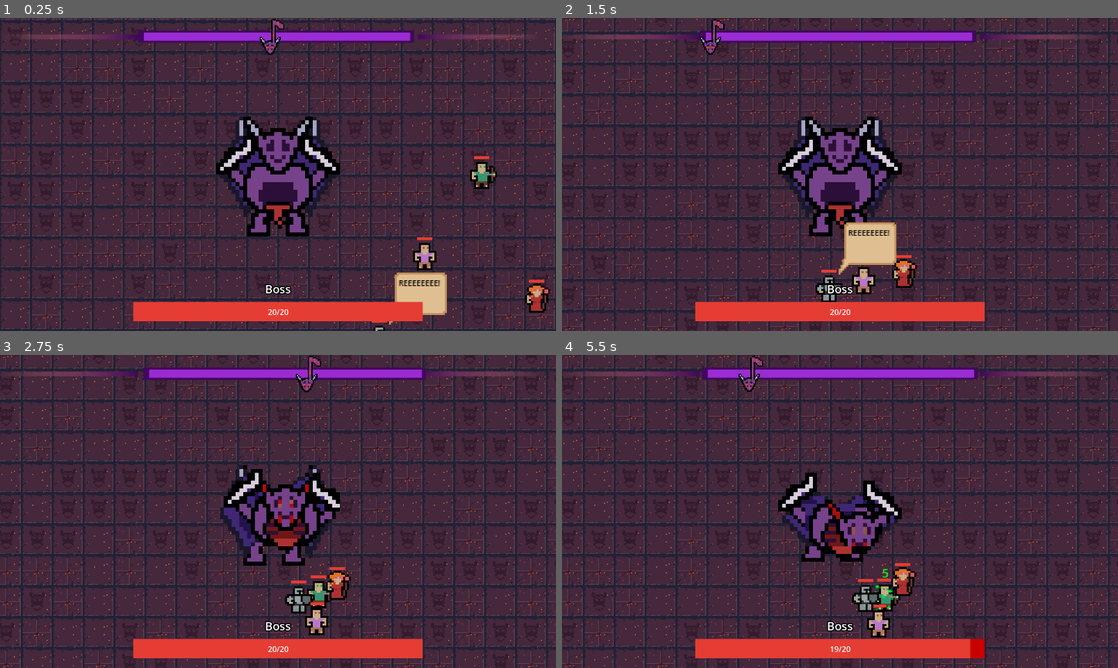
Above: before the commit, frames 1-4 (two rows, left to right).
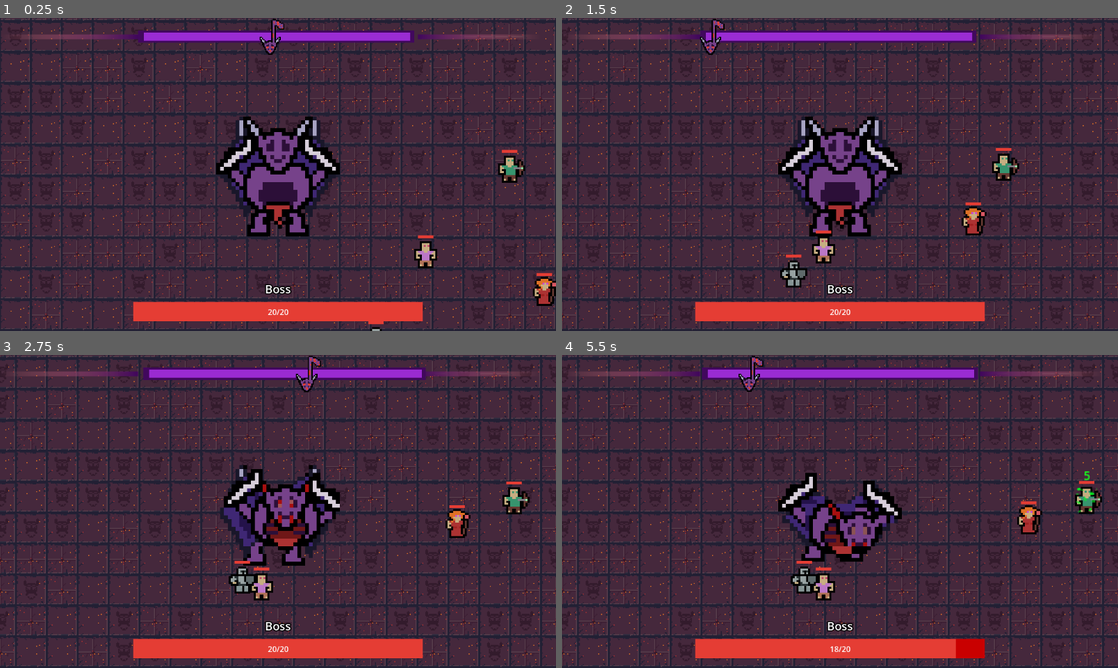
Above: after the commit, the same moments.

Repository: DevFTB/GMTK2023
Game: Godot game, scene res://main.tscn
The game is run twice, just before and just after one commit, with the same random seed, the same clock (stepped at 60 frames per second) and the same inputs.
Inputs (mouse positions are in pixels of both pictures, inside the frame that each line leads up to):
- Up to frame 1 (0.25 s): no input
- Up to frame 2 (1.5 s): tap Enter at 0.5 s; move the mouse to (962, 158) at 0.52 s; press the mouse at (962, 158) at 0.53 s; hold D (move_right) 0.53-1.25 s; release the mouse at (962, 158) at 1.25 s; drag from (728, 190) to (812, 237) at 1.27 s
- Up to frame 3 (2.75 s): move the mouse to (333, 442) at 2.02 s; hold D (move_right) from 2.03 s (still down); hold E (activate_combo_2) from 2.03 s (still down); click (333, 442) at 2.3 s
- Up to frame 4 (5.5 s): release D (move_right) at 2.75 s; release E (activate_combo_2) at 2.75 s; drag from (812, 574) to (673, 464) at 2.77 s; move the mouse to (1006, 558) at 3.52 s; press the mouse at (1006, 558) at 3.53 s; hold A (move_left) 3.53-4.25 s; release the mouse at (1006, 558) at 4.25 s; drag from (673, 464) to (756, 433) at 4.27 s; move the mouse to (867, 511) at 5.02 s; hold S (move_down) from 5.03 s (still down); hold E (activate_combo_2) from 5.03 s (still down); click (867, 511) at 5.3 s

The runs differ from the first frame. In frame 1, 2.5% of the frame differs, in the area x 66-100%, y 42-100%; in frame 2, 28%; in frame 3, 28%; in frame 4, 28%, in the area x 0-100%, y 0-100%.

Commit message:
Slight edits to player death and testing

Diff:
--- a/entities/players/Player.gd
+++ b/entities/players/Player.gd
@@ -94,8 +94,8 @@
 		if _flying:
 			move_and_collide(_velocity_override * delta)
 
-func speak(text):
-	$PlayerGUI.display_speech(text)
+func speak(text, time=2):
+	$PlayerGUI.display_speech(text, time)
 
 func do_action(action: Node2D, target):
 	if not stunned and not dead:
@@ -108,9 +108,9 @@
 
 func die():
 	dead = true
-	speak(death_messages.pick_random())
+	speak(death_messages.pick_random(), 1)
 
-	await get_tree().create_timer(2.0).timeout
+	await get_tree().create_timer(1.0).timeout
 	$PlayerGUI.visible = false
 	$StatusEffect.visible = false
 	$Sprite2D.visible = false
--- a/entities/players/Player.tscn
+++ b/entities/players/Player.tscn
@@ -25,6 +25,7 @@
 }]
 
 [node name="Player" type="CharacterBody2D" groups=["player"]]
+z_index = -1
 script = ExtResource("1_l1dva")
 player_class = "Fighter"
 
@@ -54,6 +55,7 @@
 
 [node name="DeadSprite" type="Sprite2D" parent="."]
 visible = false
+z_index = -1
 texture = ExtResource("6_xp4pb")
 
 [connection signal="timeout" from="StatusEffect/StunTimer" to="." method="_on_stun_timer_timeout"]
--- a/entities/players/PlayerController.gd
+++ b/entities/players/PlayerController.gd
@@ -238,3 +238,8 @@
 #		player.queue_free()
 #
 #func spawn_players():
+
+# kill random player on click for debugging
+#func _input(event: InputEvent):
+#	if event.is_action_pressed("rhythm_hit") and len(get_players()) > 0:
+#		get_players().pick_random().take_damage(1000)
--- a/entities/players/player_gui/PlayerGUI.gd
+++ b/entities/players/player_gui/PlayerGUI.gd
@@ -21,7 +21,7 @@
 		$DamageNumber.text = str(abs(difference))
 		$HealNumber.text = ""
 	var damage_number_timer = $DamageNumberTimer
-	damage_number_timer.start(0.5)
+	damage_number_timer.start(1)
 
 func display_speech(text, time=2):
 	$SpeechBubble.visible = true
--- a/main.tscn
+++ b/main.tscn
@@ -197,6 +197,7 @@
 stream = ExtResource("5_8wnvk")
 
 [node name="World" parent="." groups=["world"] instance=ExtResource("2_p3sjh")]
+z_index = -2
 
 [node name="Boss" parent="." instance=ExtResource("3_jivh4")]
 motion_mode = 1
@@ -204,18 +205,21 @@
 
 [node name="PlayerController" type="Node" parent="."]
 script = ExtResource("9_6id7j")
-get_behind_me_phase_min_interval = 0
 
 [node name="Archer" parent="PlayerController" instance=ExtResource("11_l085o")]
+z_index = 0
 position = Vector2(545, 218)
 
 [node name="Fighter" parent="PlayerController" instance=ExtResource("12_kagx0")]
+z_index = 0
 position = Vector2(486, 313)
 
 [node name="Tank" parent="PlayerController" instance=ExtResource("13_wiqs4")]
+z_index = 0
 position = Vector2(429, 408)
 
 [node name="Healer" parent="PlayerController" instance=ExtResource("10_0bbld")]
+z_index = 0
 position = Vector2(601, 359)
 
 [node name="CanvasLayer" type="CanvasLayer" parent="."]
Not shown: 1 places in entities/boss/action/dash/boss_action_dash.tres that only renumber resources
Not shown: 1 places in main.tscn that only renumber resources
